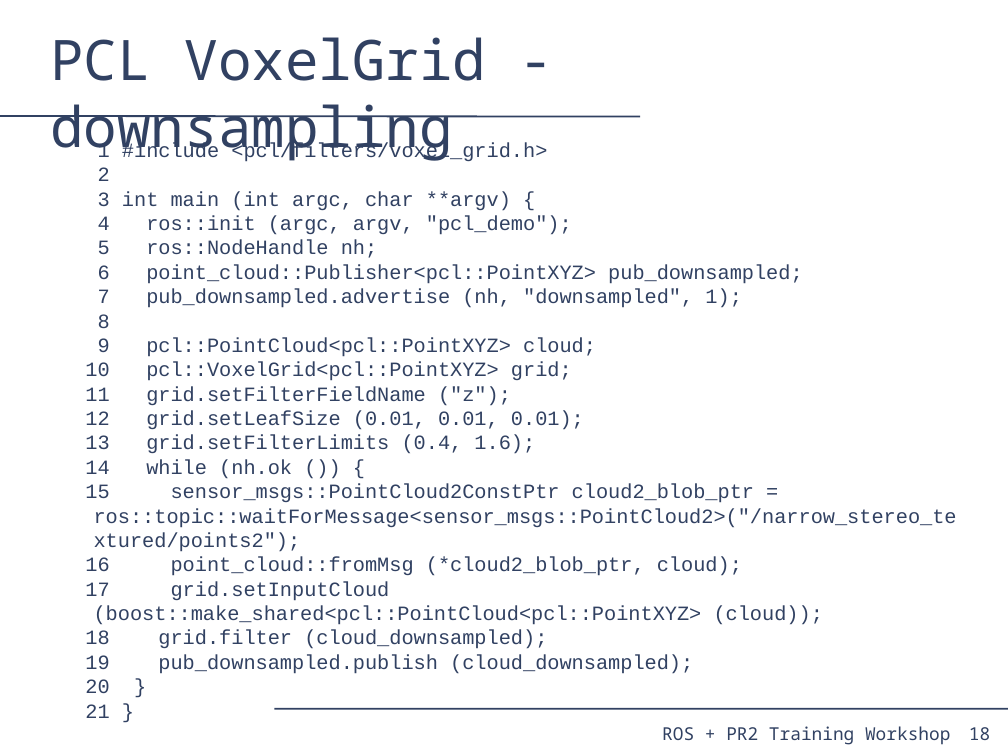
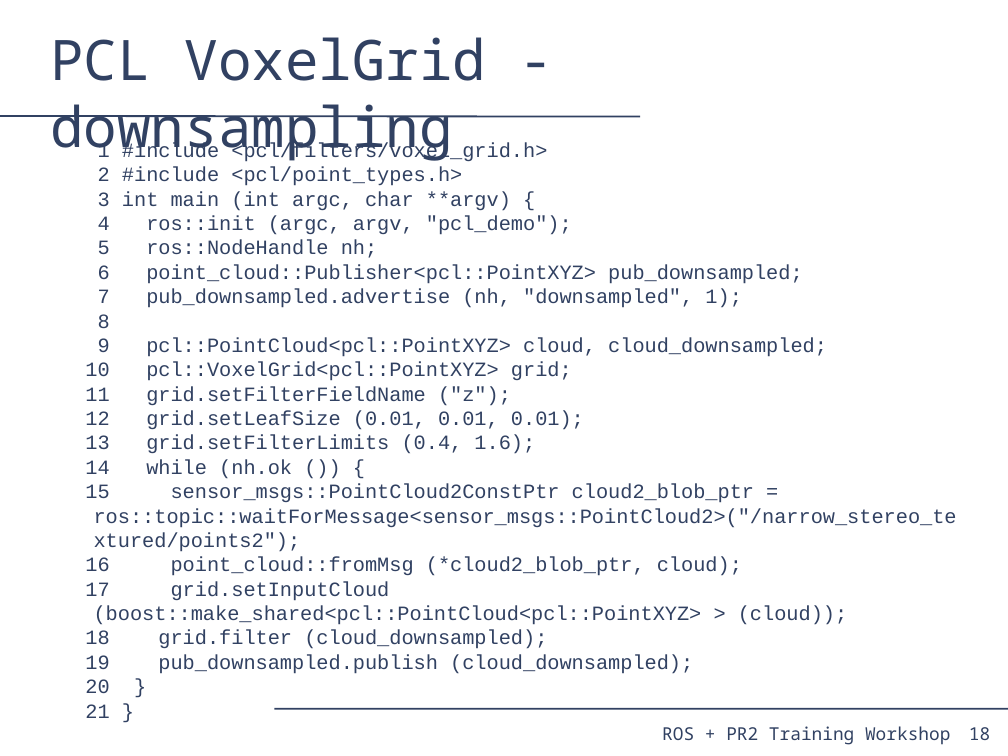
Before and after one commit to PR2/pr2_docs, a slide deck: slide 18 of pr2_training_workshop/processing_laser_data/slides.odp. Drawn at 1008x756 pixels with LibreOffice and Linux fonts; fonts in the diff are those of the drawing. Boxes give left, top, right and bottom in pixels: in the first picture for what was removed or moved away, otherwise in the second. Text is boxed around its words. In the diff, an @@ line names an element or a change of style, - is before the commit and + after.

```diff
--- a/pr2_training_workshop/processing_laser_data/slides.odp
+++ b/pr2_training_workshop/processing_laser_data/slides.odp
@@ text at box(98, 167, 462, 186): text changed @@
-2
+2 #include <pcl/point_types.h>
@@ text at box(98, 338, 827, 357): text changed @@
-9 pcl::PointCloud<pcl::PointXYZ> cloud;
+9 pcl::PointCloud<pcl::PointXYZ> cloud, cloud_downsampled;
@@ text at box(85, 581, 847, 625): text changed @@
-17 grid.setInputCloud (boost::make_shared<pcl::PointCloud<pcl::PointXYZ> (cloud));
+17 grid.setInputCloud (boost::make_shared<pcl::PointCloud<pcl::PointXYZ> > (cloud));
```
Also in this commit, not shown: 2 other slides changed.
